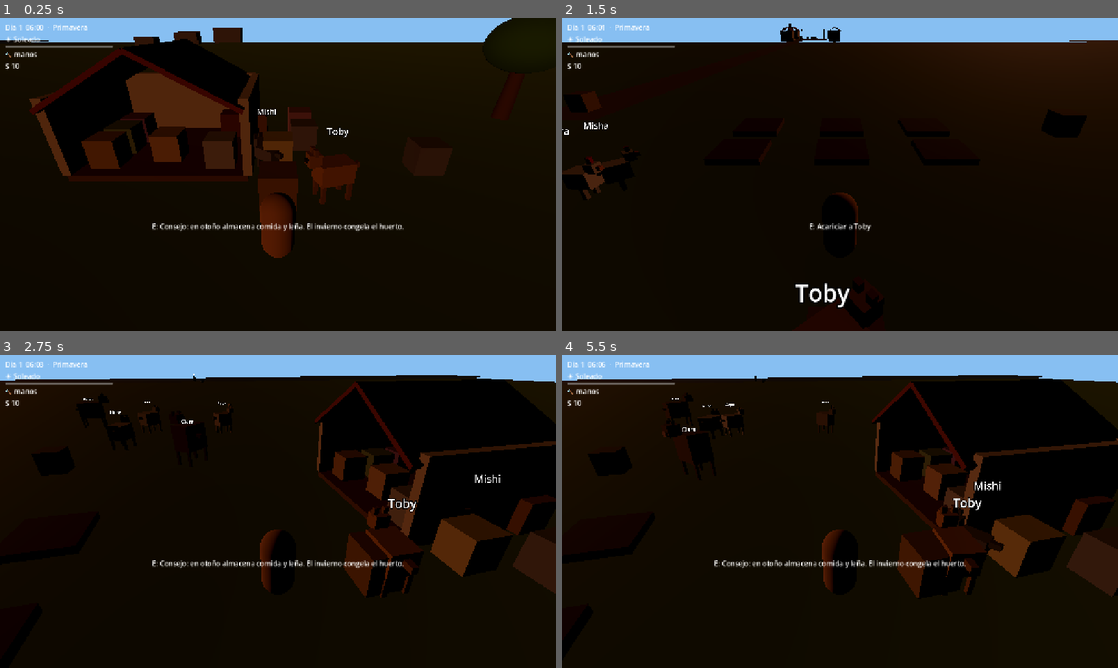
Above: before the commit, frames 1-4 (two rows, left to right).
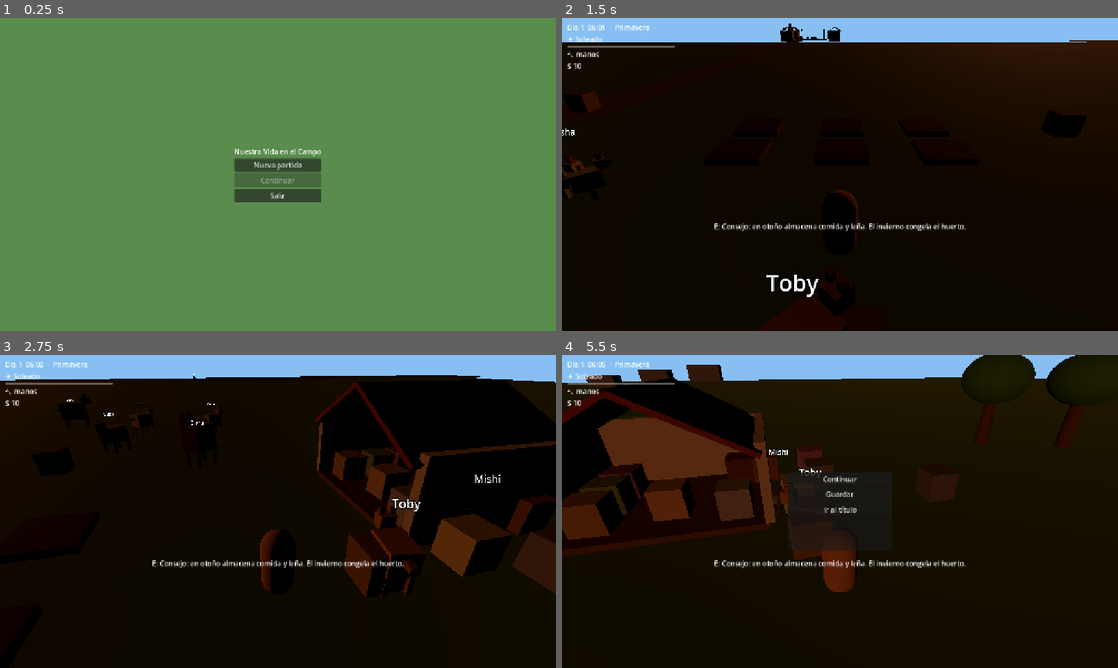
Above: after the commit, the same moments.

Repository: rafael-espinosa-rodriguez/nuestra-vida-en-el-campo
Game: Godot game, scene res://scenes/Title.tscn
Same seed, same stepped clock (60 frames per second), same inputs: the game is played once before the commit and once after it. Before the commit the project starts from res://scenes/Main.tscn.
Inputs (mouse positions are in pixels of both pictures, inside the frame that each line leads up to):
- Up to frame 1 (0.25 s): no input
- Up to frame 2 (1.5 s): click (840, 165) at 0.5 s, where only the run after the commit has a clickable "Nueva partida"; tap Enter (ui_accept) at 1.25 s; move the mouse to (962, 158) at 1.27 s; hold D (move_right) from 1.28 s (still down); tap G (gift) at 1.35 s; click (962, 158) at 1.42 s
- Up to frame 3 (2.75 s): tap Enter (ui_accept) at 1.52, 1.82 s; release D (move_right) at 2 s; drag from (166, 527) to (250, 574) at 2.02 s
- Up to frame 4 (5.5 s): move the mouse to (895, 442) at 2.77 s; hold D (move_right) 2.78-3.5 s; tap E (interact) at 2.85 s; tap G (gift) at 3.05, 4.55 s; drag from (812, 574) to (673, 464) at 3.52 s; move the mouse to (1006, 558) at 4.27 s; hold A (move_left) 4.28-5 s; hold Shift (sprint) 4.28-5 s; tap Enter (ui_accept) at 4.52, 4.82 s; tap Escape (ui_cancel) at 4.9 s; drag from (673, 464) to (756, 433) at 5.02 s

The runs differ from the first frame. In frame 1, 100% of the frame differs, in the area x 0-100%, y 0-100%; in frame 2, 1.8%; in frame 3, 0.8%; in frame 4, 27%.

Commit message:
feat(spec-026): menu titulo, pausa, balanceo, sfx procedurales, Balance.md + smoke

Diff:
--- a/project.godot
+++ b/project.godot
@@ -12,7 +12,7 @@
 
 config/name="Nuestra Vida en el Campo"
 config/description="Simulador de vida rural cozy en el campo de Azerbaiyan. MVP: semana completa en primavera."
-run/main_scene="res://scenes/Main.tscn"
+run/main_scene="res://scenes/Title.tscn"
 config/features=PackedStringArray("4.7", "GL Compatibility")
 config/icon="res://icon.svg"
 
--- /dev/null
+++ b/scenes/Title.tscn
@@ -0,0 +1,49 @@
+[gd_scene load_steps=2 format=3]
+
+[ext_resource type="Script" path="res://scripts/ui/title.gd" id="1"]
+
+[node name="Title" type="Control"]
+layout_mode = 3
+anchors_preset = 15
+anchor_right = 1.0
+anchor_bottom = 1.0
+grow_horizontal = 2
+grow_vertical = 2
+script = ExtResource("1")
+
+[node name="Background" type="ColorRect" parent="."]
+layout_mode = 1
+anchors_preset = 15
+anchor_right = 1.0
+anchor_bottom = 1.0
+grow_horizontal = 2
+grow_vertical = 2
+color = Color(0.35, 0.55, 0.3, 1)
+
+[node name="Center" type="CenterContainer" parent="."]
+layout_mode = 1
+anchors_preset = 15
+anchor_right = 1.0
+anchor_bottom = 1.0
+grow_horizontal = 2
+grow_vertical = 2
+
+[node name="Menu" type="VBoxContainer" parent="Center"]
+layout_mode = 2
+
+[node name="TitleLabel" type="Label" parent="Center/Menu"]
+layout_mode = 2
+text = "Nuestra Vida en el Campo"
+horizontal_alignment = 1
+
+[node name="NewButton" type="Button" parent="Center/Menu"]
+layout_mode = 2
+text = "Nueva partida"
+
+[node name="ContinueButton" type="Button" parent="Center/Menu"]
+layout_mode = 2
+text = "Continuar"
+
+[node name="QuitButton" type="Button" parent="Center/Menu"]
+layout_mode = 2
+text = "Salir"
--- a/scenes/ui/HUD.tscn
+++ b/scenes/ui/HUD.tscn
@@ -40,6 +40,35 @@
 [node name="PromptLabel" type="Label" parent="Prompt"]
 text = ""
 
+[node name="PausePanel" type="PanelContainer" parent="."]
+visible = false
+anchors_preset = 8
+anchor_left = 0.5
+anchor_top = 0.5
+anchor_right = 0.5
+anchor_bottom = 0.5
+offset_left = -120.0
+offset_top = -90.0
+offset_right = 120.0
+offset_bottom = 90.0
+grow_horizontal = 2
+grow_vertical = 2
+
+[node name="PauseMenu" type="VBoxContainer" parent="PausePanel"]
+layout_mode = 2
+
+[node name="ResumeButton" type="Button" parent="PausePanel/PauseMenu"]
+layout_mode = 2
+text = "Continuar"
+
+[node name="SaveButton" type="Button" parent="PausePanel/PauseMenu"]
+layout_mode = 2
+text = "Guardar"
+
+[node name="TitleButton" type="Button" parent="PausePanel/PauseMenu"]
+layout_mode = 2
+text = "Ir al título"
+
 [node name="Message" type="Label" parent="."]
 anchors_preset = 5
 anchor_left = 0.5
--- a/scripts/components/prop.gd
+++ b/scripts/components/prop.gd
@@ -228,7 +228,14 @@
 			for ing: String in recipe.ingredients:
 				inv.call("remove_item", ing)
 			inv.call("add_item", recipe.recipe_id)
+			_sfx("cook")
 			return
+
+
+func _sfx(sfx_id: String) -> void:
+	var audio: Node = get_node_or_null("/root/AudioSystem")
+	if audio != null and audio.has_method("sfx"):
+		audio.sfx(sfx_id)
 
 
 func _can_cook(recipe: RecipeData, inv: Node) -> bool:
--- a/scripts/player.gd
+++ b/scripts/player.gd
@@ -22,6 +22,7 @@
 var energy: float = 100.0
 var equipped_tool: String = ""
 var riding: Animal = null
+var _bob_t := 0.0
 
 
 func _ready() -> void:
@@ -68,6 +69,10 @@
 	move_and_slide()
 	if dir.length() > 0.1:
 		rotation.y = lerp_angle(rotation.y, atan2(-dir.x, -dir.z), 10.0 * delta)
+		_bob_t += delta * 10.0
+		body_mesh.position.y = sin(_bob_t) * 0.05
+	else:
+		body_mesh.position.y = lerpf(body_mesh.position.y, 0.0, 10.0 * delta)
 	_update_current()
 	if Input.is_action_just_pressed("interact"):
 		if equipped_tool == "cerca" and current == null:
--- a/scripts/systems/audio_system.gd
+++ b/scripts/systems/audio_system.gd
@@ -41,6 +41,47 @@
 	return play_ambience("musica_" + moment_id)
 
 
+func make_tone(freq_hz: float, duration_s: float = 0.15) -> AudioStreamWAV:
+	# Tono procedural (spec 026): placeholder digno hasta tener arte sonoro real.
+	var rate := 22050
+	var frames := int(rate * duration_s)
+	var data := PackedByteArray()
+	data.resize(frames * 2)
+	for i: int in frames:
+		var t := float(i) / float(rate)
+		var env: float = 1.0 - float(i) / float(frames)
+		var s: float = sin(TAU * freq_hz * t) * env * 0.5
+		var v := int(clampf(s, -1.0, 1.0) * 32767.0)
+		data.encode_s16(i * 2, v)
+	var stream := AudioStreamWAV.new()
+	stream.format = AudioStreamWAV.FORMAT_16_BITS
+	stream.mix_rate = rate
+	stream.data = data
+	return stream
+
+
+func sfx(sfx_id: String) -> void:
+	var freq := 440.0
+	match sfx_id:
+		"pickup":
+			freq = 660.0
+		"cook":
+			freq = 523.0
+		"coin":
+			freq = 880.0
+		"sleep":
+			freq = 392.0
+		"gift":
+			freq = 784.0
+		"error":
+			freq = 160.0
+	var p := AudioStreamPlayer.new()
+	p.stream = make_tone(freq)
+	p.finished.connect(p.queue_free)
+	add_child(p)
+	p.play()
+
+
 func stop_all() -> void:
 	_stop_all()
 	_current = ""
--- a/scripts/systems/inventory_system.gd
+++ b/scripts/systems/inventory_system.gd
@@ -13,16 +13,20 @@
 	# Kit inicial MVP (spec 003/008): herramientas + semillas para la primera semana.
 	# Se aplica solo en partida nueva (inventario vacio); load_game lo sobrescribe.
 	if items.is_empty():
-		add_item("azada")
-		add_item("regadera")
-		add_item("hacha")
-		add_item("cana")
-		add_item("pico")
-		add_item("semilla_trigo", 3)
-		add_item("semilla_zanahoria", 2)
-		add_item("semilla_tomate", 2)
-		add_item("trigo", 2) # Despensa inicial: permite cocinar pan el D5 antes de la primera cosecha.
-		money = 10 # Para la primera compra en el mercado (spec 012).
+		seed_starter_kit()
+
+
+func seed_starter_kit() -> void:
+	add_item("azada")
+	add_item("regadera")
+	add_item("hacha")
+	add_item("cana")
+	add_item("pico")
+	add_item("semilla_trigo", 3)
+	add_item("semilla_zanahoria", 2)
+	add_item("semilla_tomate", 2)
+	add_item("trigo", 2) # Despensa inicial: permite cocinar pan el D5 antes de la primera cosecha.
+	money = 10 # Para la primera compra en el mercado (spec 012).
 
 
 func add_item(item_id: String, amount: int = 1) -> void:
--- a/scripts/systems/market_system.gd
+++ b/scripts/systems/market_system.gd
@@ -35,6 +35,7 @@
 			earned += extra * int((data.sell_prices as Dictionary)[item_id])
 	if earned > 0:
 		inv.set("money", int(inv.get("money")) + earned)
+		_sfx("coin")
 	return earned
 
 
@@ -57,6 +58,7 @@
 	inv.set("money", _money() - price)
 	for seed_id: String in data.seed_pack:
 		inv.call("add_item", seed_id)
+	_sfx("coin")
 	return true
 
 
@@ -78,3 +80,9 @@
 func _money() -> int:
 	var inv: Node = get_node_or_null("/root/InventorySystem")
 	return int(inv.get("money")) if inv != null else 0
+
+
+func _sfx(sfx_id: String) -> void:
+	var audio: Node = get_node_or_null("/root/AudioSystem")
+	if audio != null and audio.has_method("sfx"):
+		audio.sfx(sfx_id)
--- a/scripts/systems/relationship_system.gd
+++ b/scripts/systems/relationship_system.gd
@@ -119,6 +119,9 @@
 func _add_points(npc_name: String, n: int) -> void:
 	points[npc_name] = get_points(npc_name) + n
 	points_changed.emit(npc_name, int(points[npc_name]))
+	var audio: Node = get_node_or_null("/root/AudioSystem")
+	if audio != null and audio.has_method("sfx"):
+		audio.sfx("gift")
 
 
 func is_festival() -> bool:
--- a/scripts/systems/time_system.gd
+++ b/scripts/systems/time_system.gd
@@ -64,6 +64,9 @@
 	_change_day()
 	time_changed.emit(hour)
 	_apply_to_scene()
+	var audio: Node = get_node_or_null("/root/AudioSystem")
+	if audio != null and audio.has_method("sfx"):
+		audio.sfx("sleep")
 	var save_sys: Node = get_node_or_null("/root/SaveSystem")
 	if save_sys != null and save_sys.has_method("save_game"):
 		save_sys.save_game()
--- a/scripts/ui/hud.gd
+++ b/scripts/ui/hud.gd
@@ -9,12 +9,38 @@
 @onready var money_label: Label = $TopLeft/MoneyLabel
 @onready var prompt_label: Label = $Prompt/PromptLabel
 @onready var message_label: Label = $Message
+@onready var pause_panel: PanelContainer = $PausePanel
 
 var _message_t := 0.0
 
 
 func _ready() -> void:
 	add_to_group("hud")
+	$PausePanel/PauseMenu/ResumeButton.pressed.connect(toggle_pause)
+	$PausePanel/PauseMenu/SaveButton.pressed.connect(_on_save_pressed)
+	$PausePanel/PauseMenu/TitleButton.pressed.connect(_on_title_pressed)
+
+
+func _unhandled_input(event: InputEvent) -> void:
+	if event.is_action_pressed("ui_cancel"):
+		toggle_pause()
+
+
+func toggle_pause() -> void:
+	get_tree().paused = not get_tree().paused
+	pause_panel.visible = get_tree().paused
+
+
+func _on_save_pressed() -> void:
+	var save_sys: Node = get_node_or_null("/root/SaveSystem")
+	if save_sys != null:
+		save_sys.save_game()
+	show_message("Partida guardada.")
+
+
+func _on_title_pressed() -> void:
+	get_tree().paused = false
+	get_tree().change_scene_to_file("res://scenes/Title.tscn")
 
 
 func show_message(text: String, duration: float = 4.0) -> void:
--- /dev/null
+++ b/scripts/ui/title.gd
@@ -0,0 +1,47 @@
+extends Control
+## Menu principal (spec 026): nueva partida, continuar (si hay save), salir.
+
+@onready var continue_button: Button = $Center/Menu/ContinueButton
+@onready var new_button: Button = $Center/Menu/NewButton
+@onready var quit_button: Button = $Center/Menu/QuitButton
+
+
+func _ready() -> void:
+	continue_button.disabled = not FileAccess.file_exists("user://savegame.json")
+	new_button.pressed.connect(_on_new_button_pressed)
+	continue_button.pressed.connect(_on_continue_button_pressed)
+	quit_button.pressed.connect(_on_quit_button_pressed)
+
+
+func new_game() -> void:
+	if FileAccess.file_exists("user://savegame.json"):
+		DirAccess.remove_absolute("user://savegame.json")
+	var time_sys: Node = get_node_or_null("/root/TimeSystem")
+	if time_sys != null:
+		time_sys.set("current_day", 1)
+		time_sys.set("hour", 6.0)
+	var inv: Node = get_node_or_null("/root/InventorySystem")
+	if inv != null and inv.has_method("clear_all"):
+		inv.call("clear_all")
+		inv.call("seed_starter_kit")
+	_goto_main()
+
+
+func continue_game() -> void:
+	_goto_main()
+
+
+func _goto_main() -> void:
+	get_tree().change_scene_to_file("res://scenes/Main.tscn")
+
+
+func _on_new_button_pressed() -> void:
+	new_game()
+
+
+func _on_continue_button_pressed() -> void:
+	continue_game()
+
+
+func _on_quit_button_pressed() -> void:
+	get_tree().quit()
--- /dev/null
+++ b/tests/smoke_026.gd
@@ -0,0 +1,40 @@
+extends SceneTree
+## Smoke spec 026: titulo (nueva/continuar), pausa, tonos sfx, balanceo.
+
+var _frames := 0
+
+
+func _process(_delta: float) -> bool:
+	_frames += 1
+	if _frames == 5:
+		_run()
+		quit()
+	return false
+
+
+func _run() -> void:
+	var audio: Node = root.get_node_or_null("AudioSystem")
+	var tone: AudioStreamWAV = audio.call("make_tone", 440.0, 0.1)
+	assert(tone != null and tone.data.size() > 1000, "tono procedural generado")
+	audio.call("sfx", "pickup")
+	var title: Control = load("res://scenes/Title.tscn").instantiate()
+	root.add_child(title)
+	assert(title.get_node("Center/Menu/NewButton") is Button, "boton nueva")
+	assert(title.get_node("Center/Menu/ContinueButton") is Button, "boton continuar")
+	assert(title.get_node("Center/Menu/QuitButton") is Button, "boton salir")
+	var save_sys: Node = root.get_node_or_null("SaveSystem")
+	var time_sys: Node = root.get_node_or_null("TimeSystem")
+	time_sys.set("current_day", 42)
+	title.call("new_game")
+	assert(int(time_sys.get("current_day")) == 1, "nueva partida resetea dia")
+	root.remove_child(title)
+	var main: Node = load("res://scenes/Main.tscn").instantiate()
+	root.add_child(main)
+	var hud: Node = get_nodes_in_group("hud")[0]
+	assert(bool(paused) == false, "empieza sin pausa")
+	hud.call("toggle_pause")
+	assert(bool(paused), "pausa activa")
+	assert(bool(hud.get_node("PausePanel").visible), "panel pausa visible")
+	hud.call("toggle_pause")
+	assert(bool(paused) == false, "reanuda")
+	print("SMOKE026 OK")
Not shown, added: scripts/ui/title.gd.uid
Not shown, added: tests/smoke_026.gd.uid
Not shown, added: docs/Balance.md
